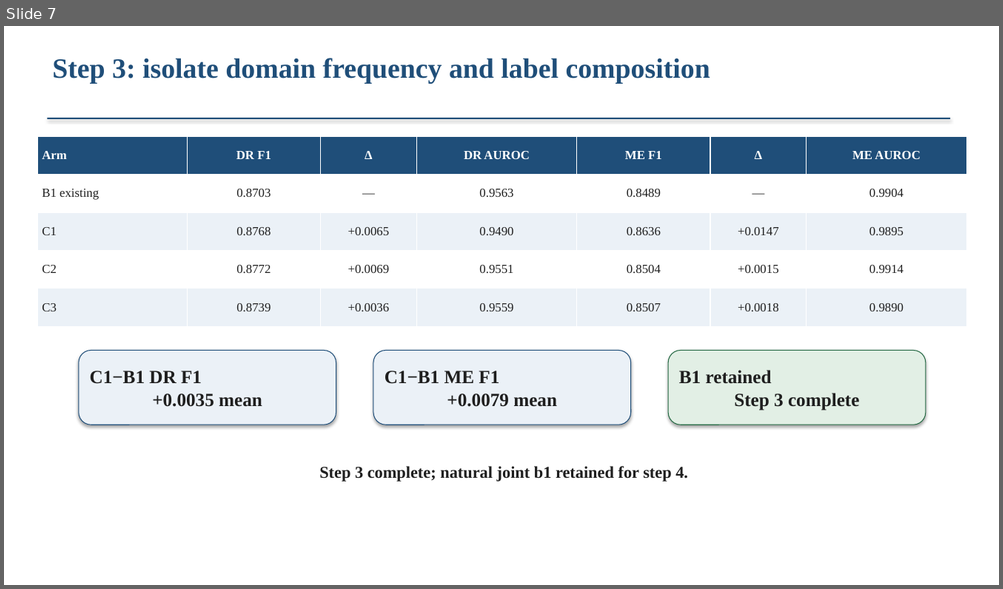
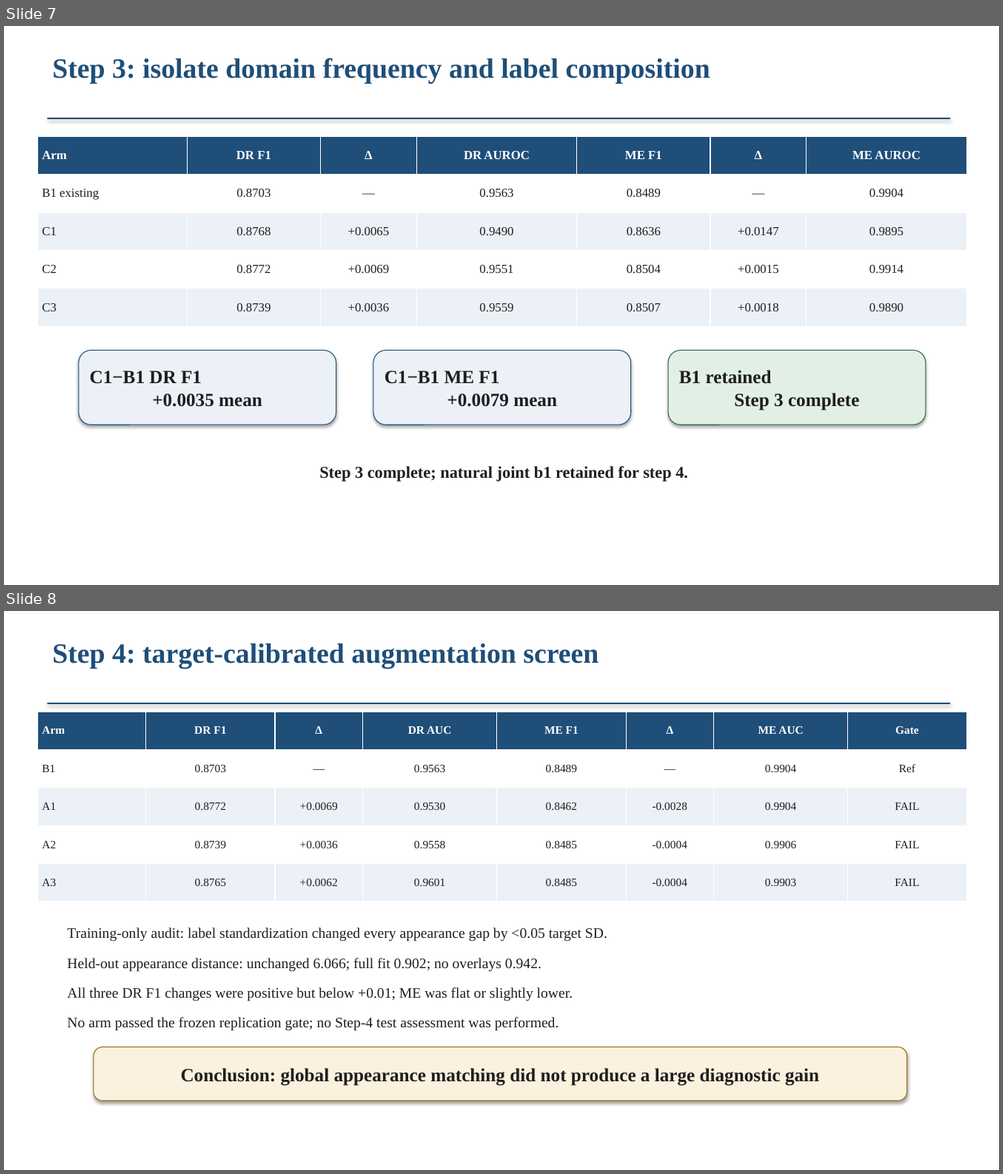
Before and after one commit to Sahith59/brset-convnextv2, a slide deck: research/codex/reports/BRSET_mBRSET_Research_Update.pptx. Shown one above the other, each under a label of ours: slide 7 before the commit, slides 7 and 8 after it. The pictures are 1003x589 and 1003x1174 pixels, drawn with LibreOffice and Linux fonts; fonts in the diff are those of the drawing. Boxes give left, top, right and bottom in pixels: in the first picture for what was removed or moved away, otherwise in the second. Text is boxed around its words. In the diff, an @@ line names an element or a change of style, - is before the commit and + after.

Commit message:
Record Step 4 seed zero augmentation results

```diff
--- a/research/codex/reports/BRSET_mBRSET_Research_Update.pptx
+++ b/research/codex/reports/BRSET_mBRSET_Research_Update.pptx
@@ slide 8 added at [4, 611, 999, 1170], background #FFFFFF @@
@@ text added at [52, 643, 598, 669], 27 pt, text #1F4E79, bold @@
+Step 4: target-calibrated augmentation screen
@@ table added at [37, 712, 967, 902], 5 rows, 8 columns @@
+Arm | DR F1 | Δ | DR AUC | ME F1 | Δ | ME AUC | Gate
+B1 | 0.8703 | — | 0.9563 | 0.8489 | — | 0.9904 | Ref
+A1 | 0.8772 | +0.0069 | 0.9530 | 0.8462 | -0.0028 | 0.9904 | FAIL
+A2 | 0.8739 | +0.0036 | 0.9558 | 0.8485 | -0.0004 | 0.9906 | FAIL
+A3 | 0.8765 | +0.0062 | 0.9601 | 0.8485 | -0.0004 | 0.9903 | FAIL
@@ rectangle added at [47, 703, 950, 704], fill #1F4E79 @@
@@ text added at [67, 928, 607, 1031], 14 pt, text #1E1E1E @@
+Training-only audit: label standardization changed every appearance gap by <0.05 target SD.
+Held-out appearance distance: unchanged 6.066; full fit 0.902; no overlays 0.942.
+All three DR F1 changes were positive but below +0.01; ME was flat or slightly lower.
+No arm passed the frozen replication gate; no Step-4 test assessment was performed.
@@ rounded rectangle added at [94, 1048, 907, 1101], fill #FAF1DE, outline #9A6710 0.75 pt, 18 pt, text #1E1E1E, bold @@
+Conclusion: global appearance matching did not produce a large diagnostic gain
```
Also in this commit, not shown: 2 slides changed, 1 slide removed, 13 other files.
